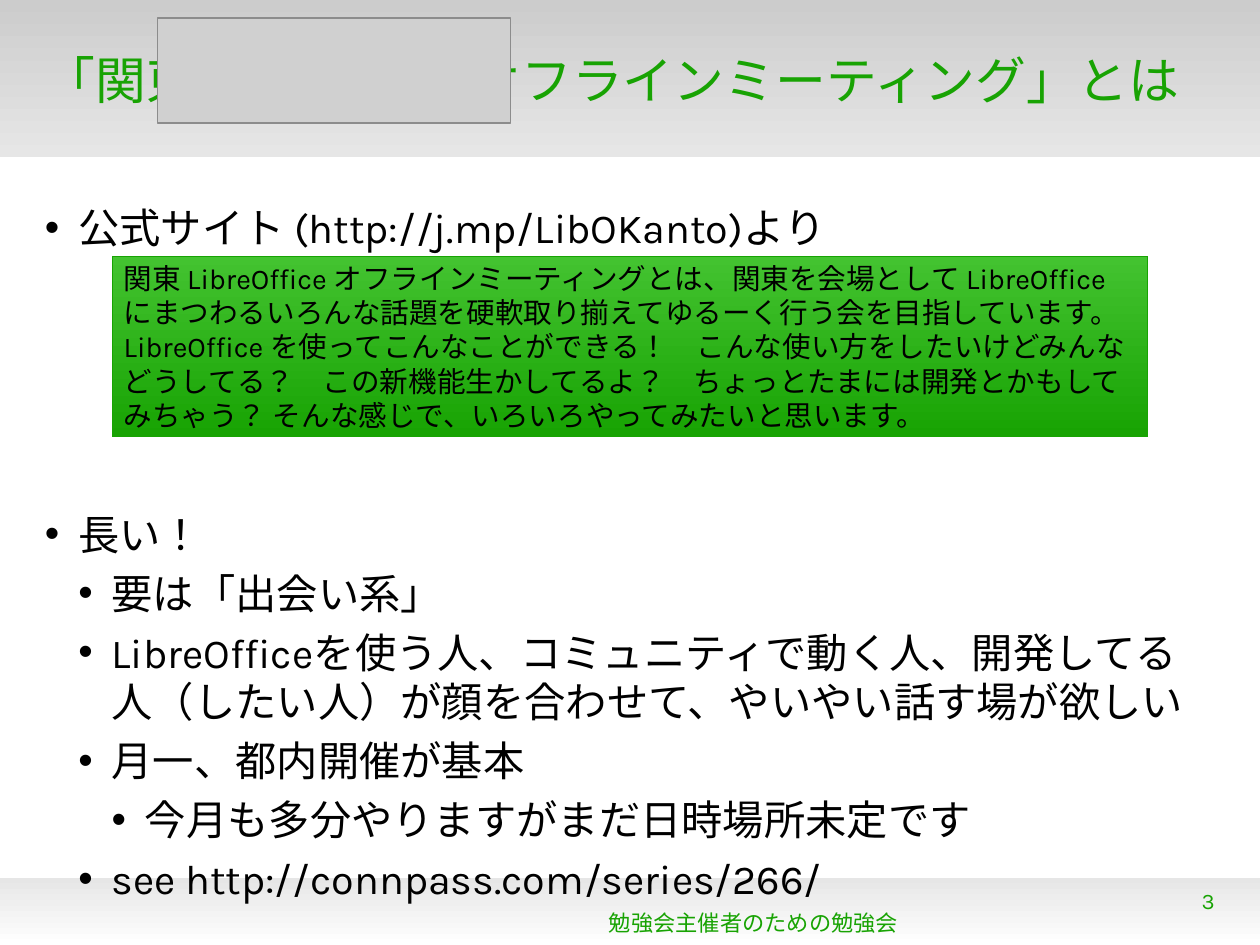
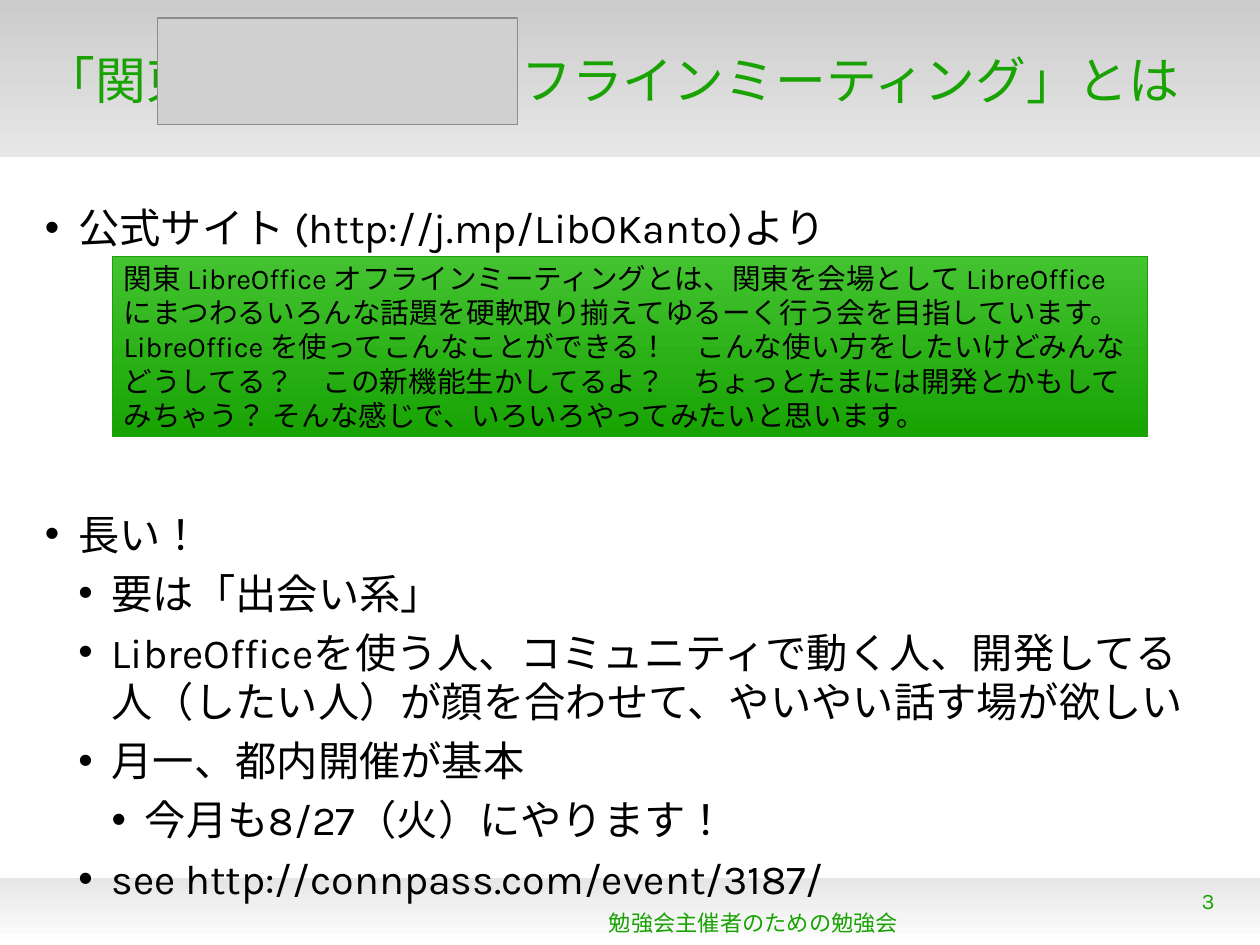
Before and after one commit to naruoga/KantoLibreOffice, a slide deck: slide 3 of others/StudyStudy20130812.odp. Drawn at 1260x945 pixels with LibreOffice and Linux fonts; fonts in the diff are those of the drawing; grey boxes stand for pictures; background and template pictures are left out. Boxes give left, top, right and bottom in pixels: in the first picture for what was removed or moved away, otherwise in the second. Text is boxed around its words. In the diff, an @@ line names an element or a change of style, - is before the commit and + after.

Commit message:
others/StudyStudy20130812.odp - update for presentation version

```diff
--- a/others/StudyStudy20130812.odp
+++ b/others/StudyStudy20130812.odp
@@ picture: place and size @@
-picture at [158,18,511,123]
+picture at [158,18,518,125]
@@ text at [112,800,823,904]: text changed @@
-    • 今月も多分やりますがまだ日時場所未定です
-  • see http://connpass.com/series/266/
+    • 今月も8/27（火）にやります！
+  • see http://connpass.com/event/3187/
```
Also in this commit, not shown: 5 other slides changed.
